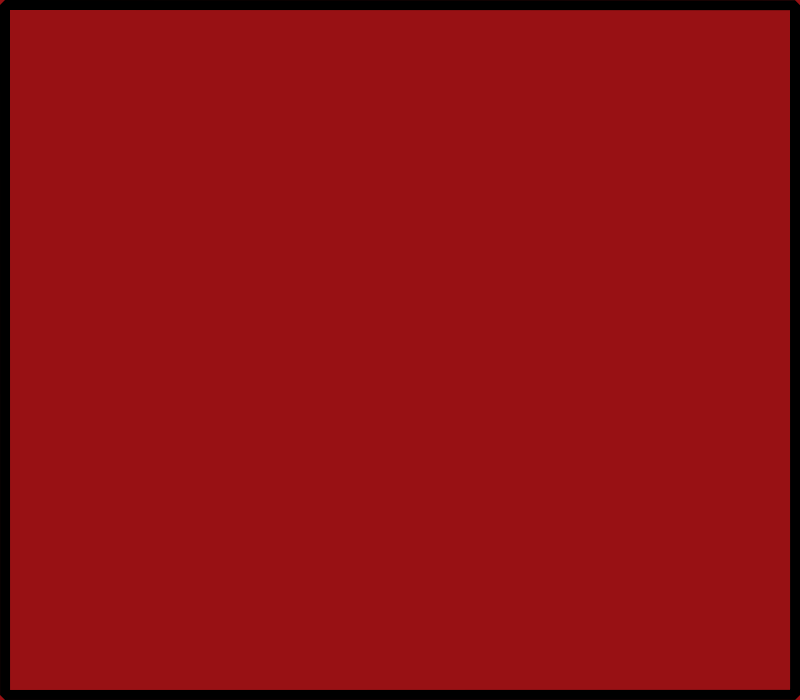
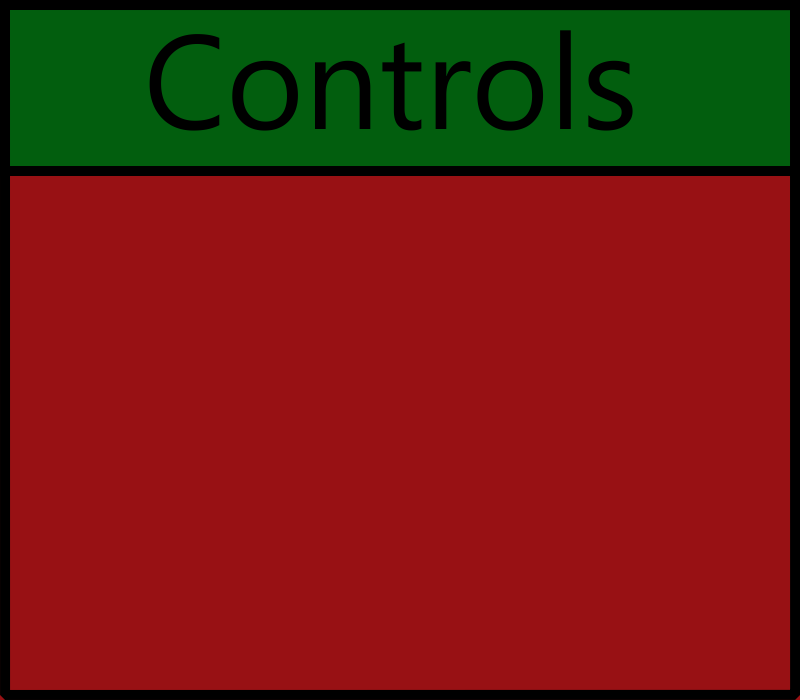
Comparing the layer stacks of the two 800x700 images. Changes:
painted on "Pintar camada 2" over [0, 0, 800, 176]
